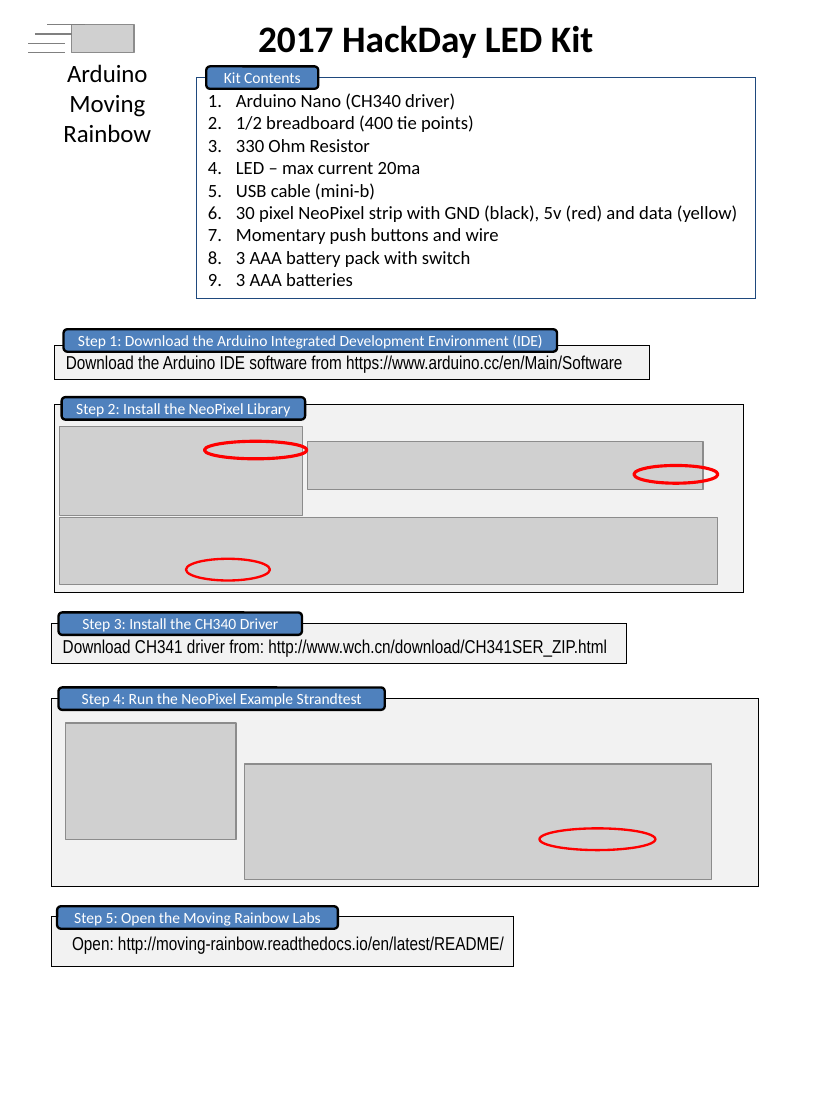
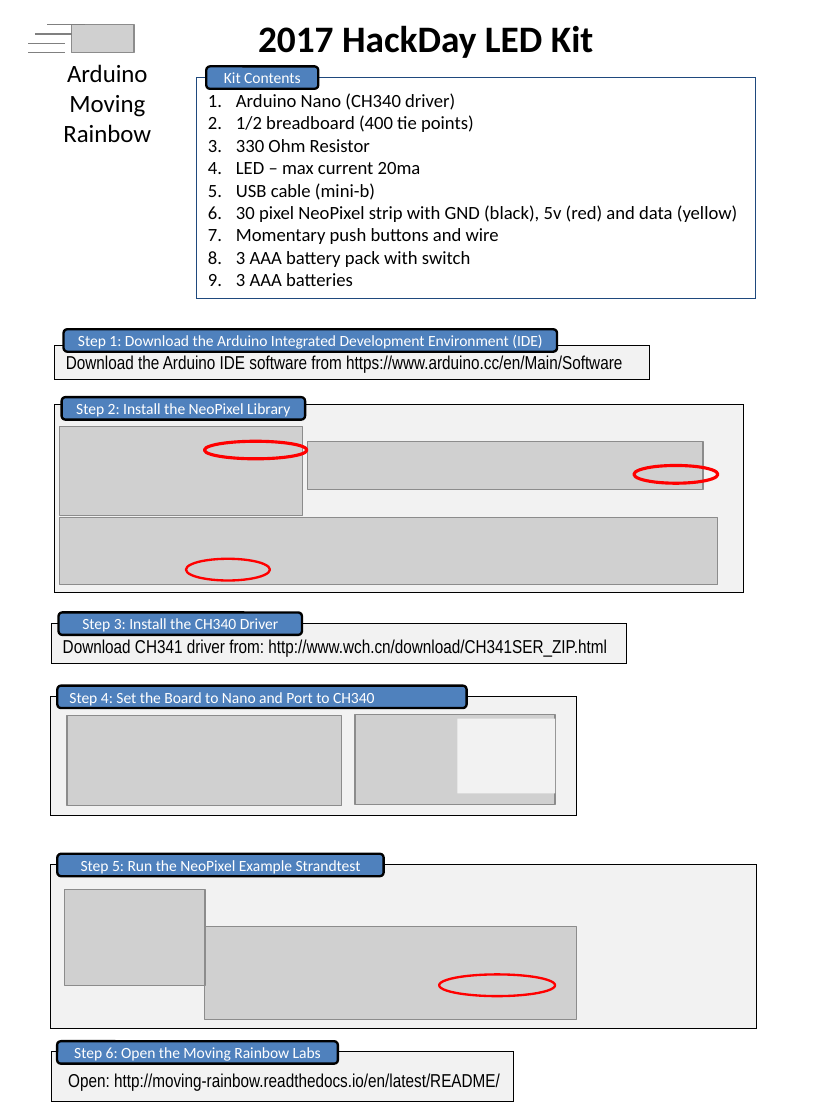
Before and after one commit to dmccreary/moving-rainbow, a slide deck: slide 1 of guide/2017-HackDay.pptx. Drawn at 840x1120 pixels with LibreOffice and Linux fonts; fonts in the diff are those of the drawing; grey boxes stand for pictures. Boxes give left, top, right and bottom in pixels: in the first picture for what was removed or moved away, otherwise in the second. Text is boxed around its words. In the diff, an @@ line names an element or a change of style, - is before the commit and + after.

```diff
--- a/guide/2017-HackDay.pptx
+++ b/guide/2017-HackDay.pptx
@@ rounded rectangle added at <box>57,685,466,708</box>, fill #4F81BD, outline #000000 1.5 pt, 10 pt, text #FFFFFF @@
+Step 4: Set the Board to Nano and Port to CH340
@@ rectangle added at <box>50,697,576,815</box>, fill #F2F2F2, outline #000000 0.75 pt @@
@@ picture added at <box>67,716,342,805</box> @@
@@ picture added at <box>355,715,556,805</box> @@
@@ rectangle added at <box>457,719,554,794</box>, fill #F2F2F2 @@
@@ rectangle: place and size @@
-rectangle at <box>52,698,758,887</box>
+rectangle at <box>50,865,757,1028</box>
@@ rounded rectangle "Step 5: Run the NeoPixel ...": place and size @@
-rounded rectangle "Step 5: Run the NeoPixel ..." at <box>58,688,384,710</box>
+rounded rectangle "Step 5: Run the NeoPixel ..." at <box>57,853,383,876</box>
@@ text in rounded rectangle at <box>81,860,361,874</box>: text changed @@
-Step 4: Run the NeoPixel Example Strandtest
+Step 5: Run the NeoPixel Example Strandtest
@@ picture: place and size @@
-picture at <box>66,724,236,840</box>
+picture at <box>65,889,206,986</box>
@@ picture: place and size @@
-picture at <box>245,764,711,880</box>
+picture at <box>205,927,577,1020</box>
@@ ellipse: place and size @@
-ellipse at <box>540,829,656,850</box>
+ellipse at <box>439,974,556,996</box>
@@ rounded rectangle "Step 6: Open the Moving ...": place and size @@
-rounded rectangle "Step 6: Open the Moving ..." at <box>57,906,338,928</box>
+rounded rectangle "Step 6: Open the Moving ..." at <box>57,1042,338,1064</box>
@@ text in rounded rectangle at <box>74,1047,321,1063</box>: text changed @@
-Step 5: Open the Moving Rainbow Labs
+Step 6: Open the Moving Rainbow Labs
@@ rectangle: place and size @@
-rectangle at <box>52,917,513,967</box>
+rectangle at <box>52,1052,513,1101</box>
@@ text "Open: http://moving-rainbow.readthedocs.io/en/latest/README/": place and size @@
-text "Open: http://moving-rainbow.readthedocs.io/en/latest/README/" at <box>72,936,504,954</box>
+text "Open: http://moving-rainbow.readthedocs.io/en/latest/README/" at <box>68,1073,500,1091</box>
```
Also in this commit, not shown: 4 other files.
